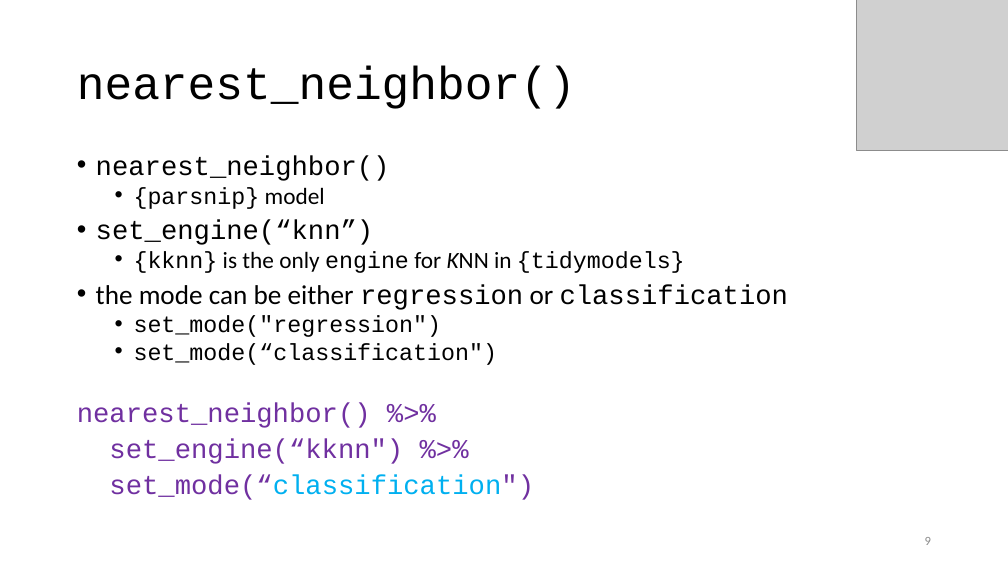
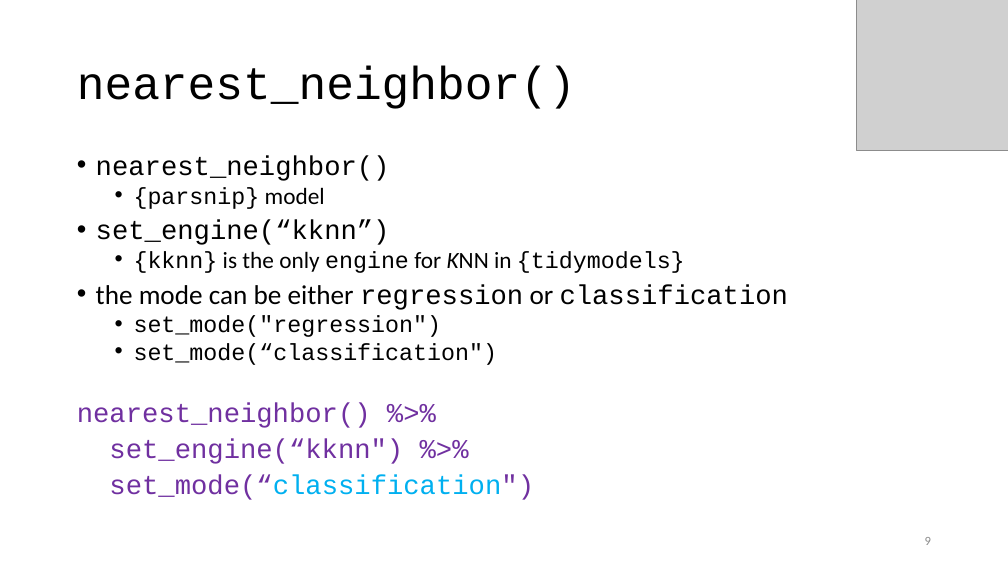
Before and after one commit to uo-datasci-specialization/c4-ml-fall-2020, a slide deck: slide 9 of slides/w6p1-knn/w6p1.pptx. Drawn at 1008x567 pixels with LibreOffice and Linux fonts; fonts in the diff are those of the drawing; grey boxes stand for pictures. Boxes give left, top, right and bottom in pixels: in the first picture for what was removed or moved away, otherwise in the second. Text is boxed around its words. In the diff, an @@ line names an element or a change of style, - is before the commit and + after.

```diff
--- a/slides/w6p1-knn/w6p1.pptx
+++ b/slides/w6p1-knn/w6p1.pptx
@@ text at <box>96,220,390,245</box>: text changed @@
-• set_engine(“knn”)
+• set_engine(“kknn”)
```
Also in this commit, not shown: 3 other slides changed.
